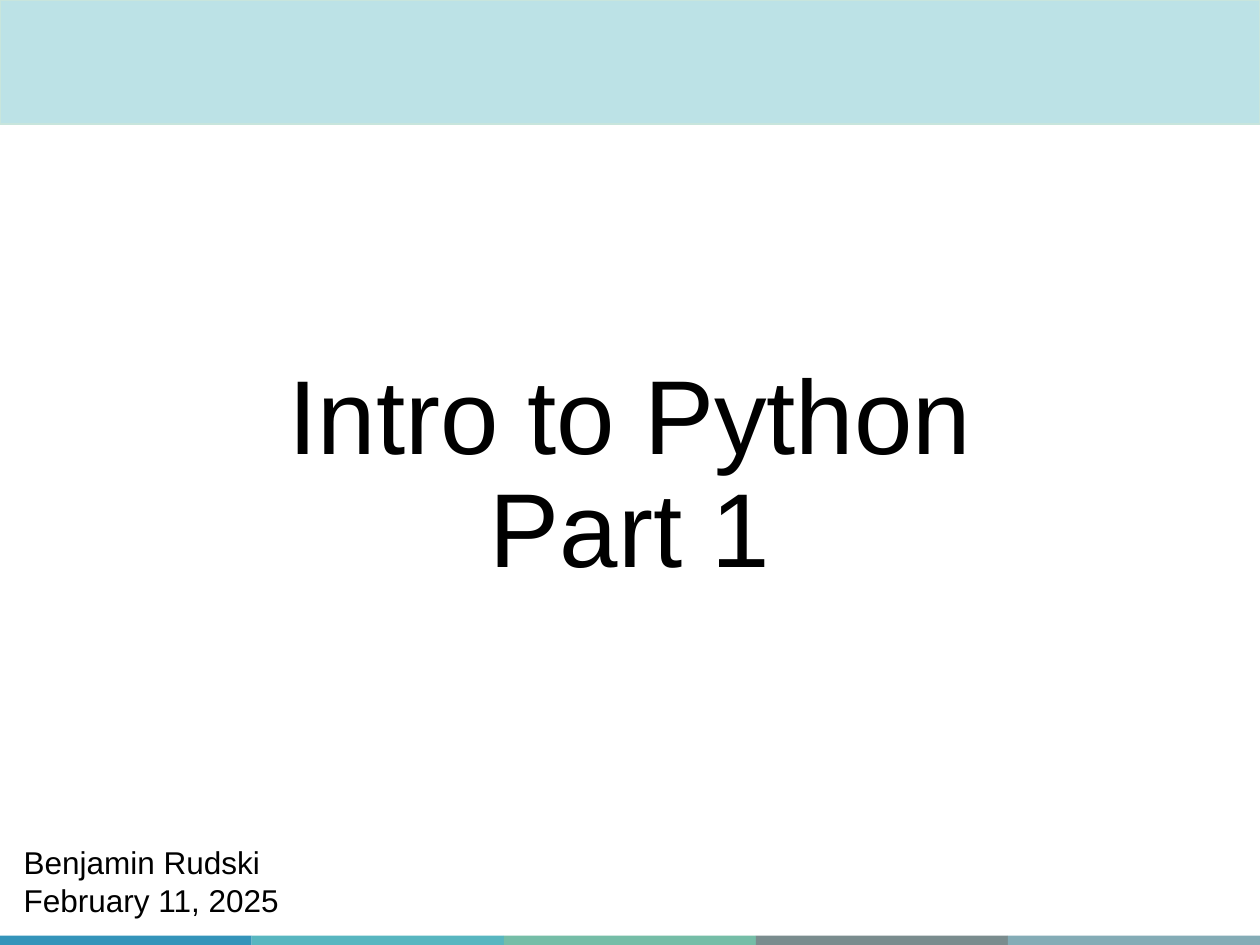
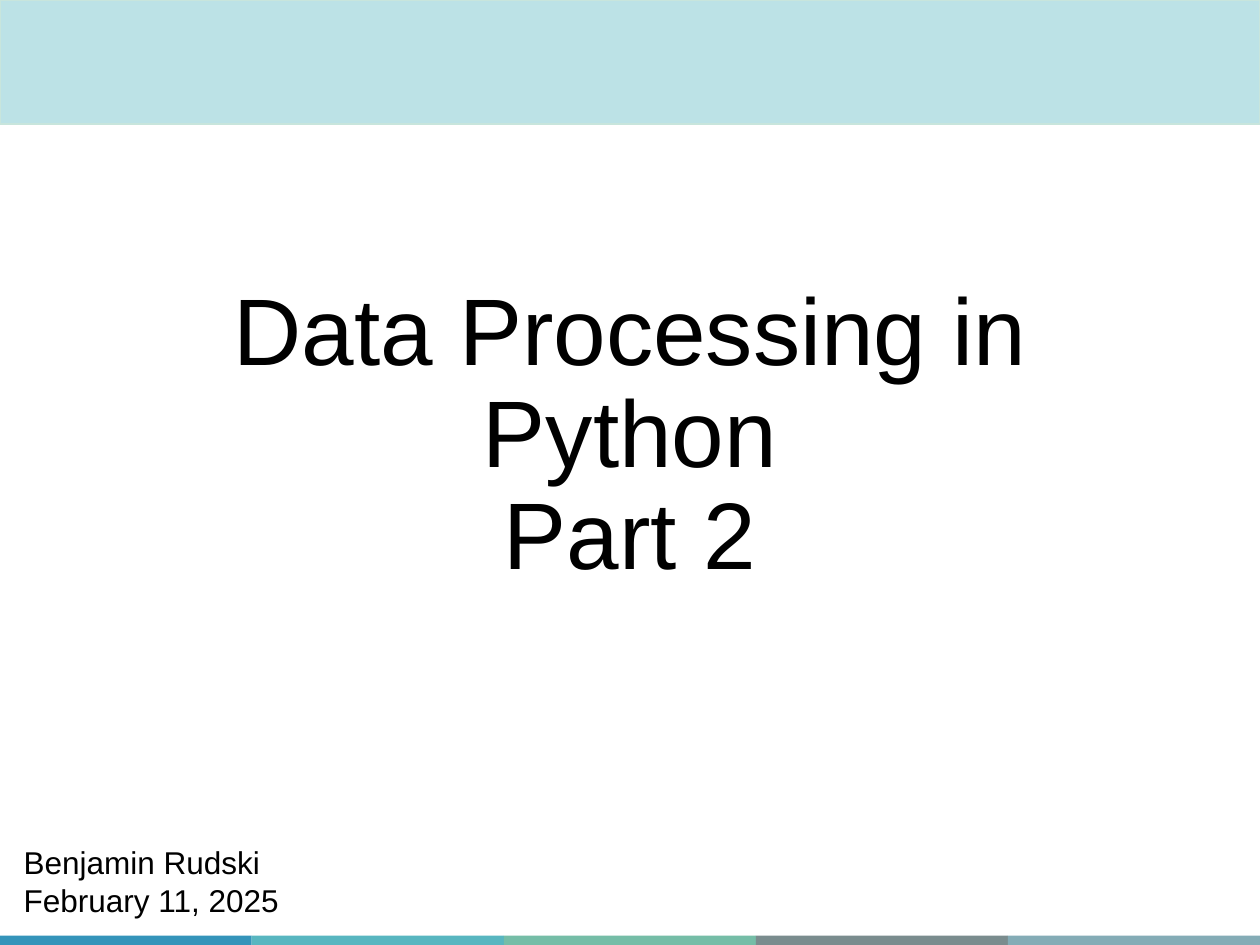
Before and after one commit to QLS-MiCM/DataProcessingInPython, a slide deck: slide 1 of Slides/QLS-MiCM Data Processing in Python (Part 2) Workshop PPT.pptx. Drawn at 1260x945 pixels with LibreOffice and Linux fonts; fonts in the diff are those of the drawing; background and template pictures are left out. Boxes give left, top, right and bottom in pixels: in the first picture for what was removed or moved away, otherwise in the second. Text is boxed around its words. In the diff, an @@ line names an element or a change of style, - is before the commit and + after.

```diff
--- a/Slides/QLS-MiCM Data Processing in Python (Part 2) Workshop PPT.pptx
+++ b/Slides/QLS-MiCM Data Processing in Python (Part 2) Workshop PPT.pptx
@@ title at box(233, 296, 1027, 570): text changed; size 60 to 54 pt @@
-Intro to Python
-Part 1
+Data Processing in Python
+Part 2
```
Also in this commit, not shown: 1 other slide changed, 1 other file.
